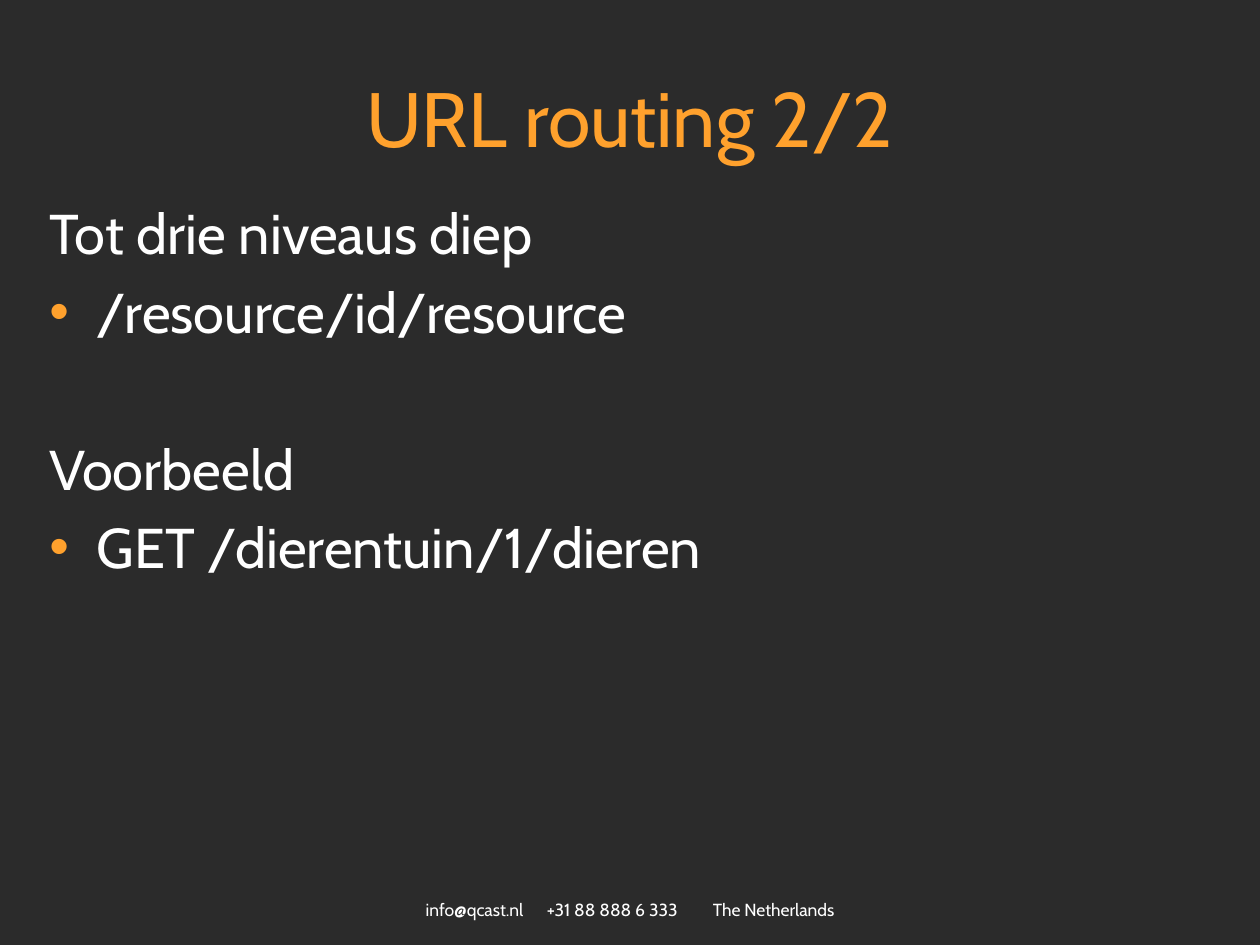
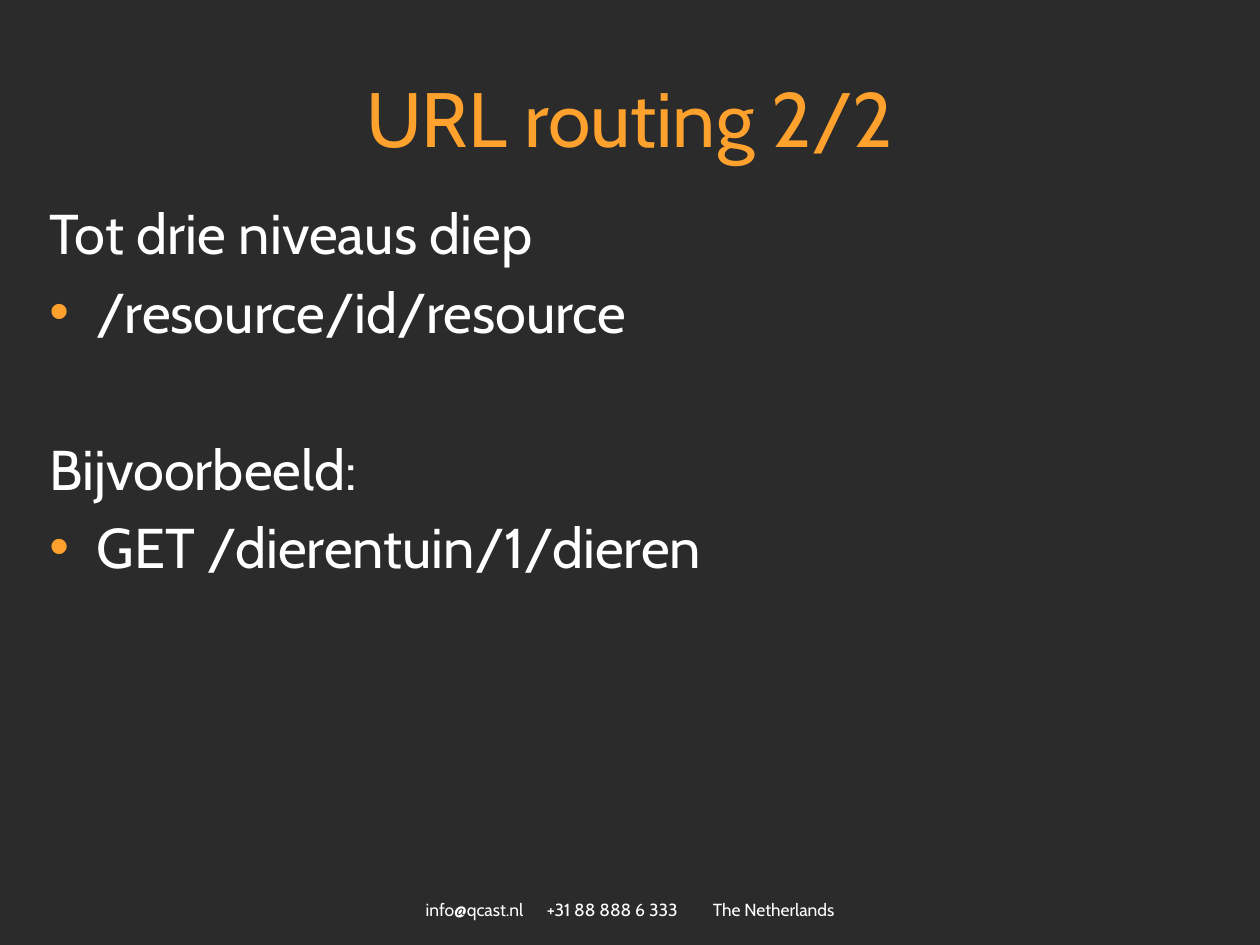
Before and after one commit to spijkerman/dierentuin, a slide deck: slide 6 of API workshop.pptx. Drawn at 1260x945 pixels with LibreOffice and Linux fonts; fonts in the diff are those of the drawing; background and template pictures are left out; a plain dark background stands for a picture behind light text. Boxes give left, top, right and bottom in pixels: in the first picture for what was removed or moved away, otherwise in the second. Text is boxed around its words. In the diff, an @@ line names an element or a change of style, - is before the commit and + after.

```diff
--- a/API workshop.pptx
+++ b/API workshop.pptx
@@ text at [49,448,356,502]: text changed @@
-Voorbeeld
+Bijvoorbeeld:
```
Also in this commit, not shown: 7 other slides changed, 3 slides added, 4 slides removed.
